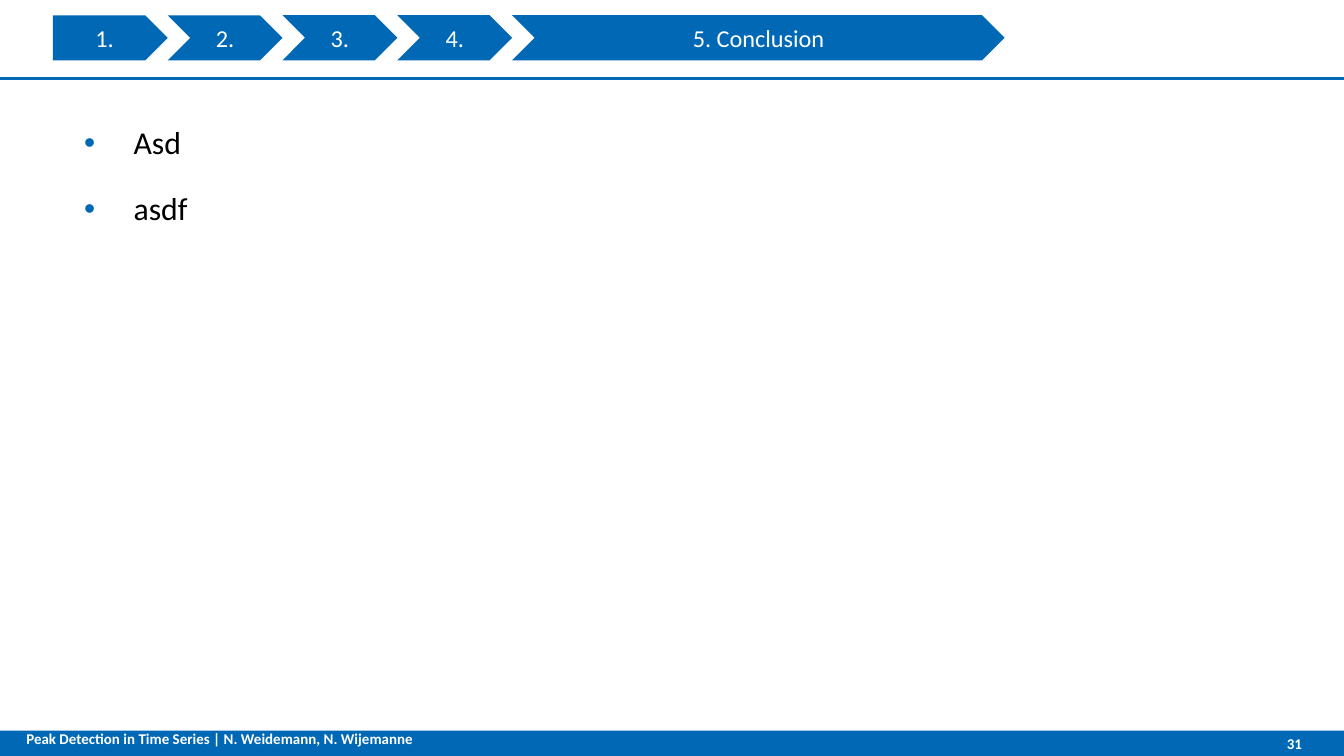
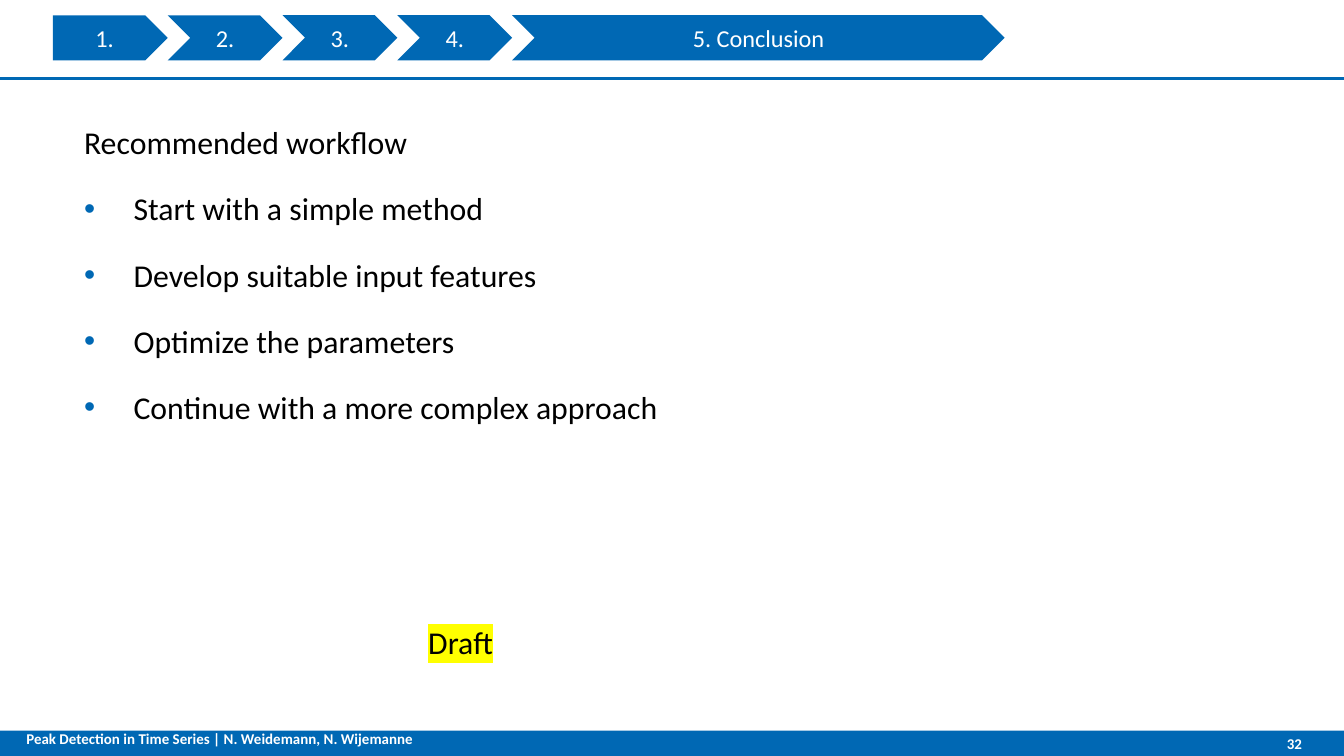
Before and after one commit to NatDharindri/AMSGroup2, a slide deck: slide 32 of Final presentation V2.pptx (slide 31 before the commit). Drawn at 1344x756 pixels with LibreOffice and Linux fonts; fonts in the diff are those of the drawing; background and template pictures are left out. Boxes give left, top, right and bottom in pixels: in the first picture for what was removed or moved away, otherwise in the second. Text is boxed around its words. In the diff, an @@ line names an element or a change of style, - is before the commit and + after.

```diff
--- a/Final presentation V2.pptx
+++ b/Final presentation V2.pptx
@@ text at (84,132,657,424): text changed @@
-• Asd
-• asdf
+Recommended workflow
+• Start with a simple method
+• Develop suitable input features
+• Optimize the parameters
+• Continue with a more complex approach
@@ text added at (428,632,493,655), 17 pt, text #000000 @@
+Draft
@@ page number at (1287,739,1302,749): text changed @@
-31
+32
```
Also in this commit, not shown: 7 other slides changed, 1 slide added.
